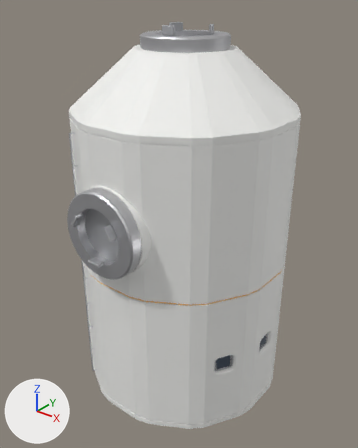
What one commit did to the glTF model models/station/ax_station_12_command.glb.
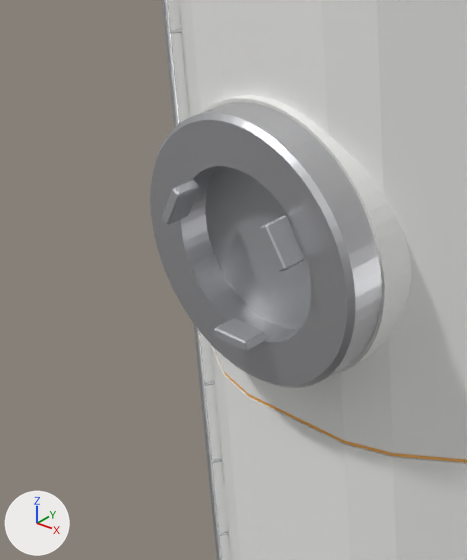
The first picture shows the older version from a 50 mm camera at (5.75, -7.37, 5.07) aimed at (-0.22, 0.1, 0.44). The close-ups show the older and then the newer version on the part from 5% to 47% of the width and 35% to 75% of the height of that picture. Only the edits that show in the close-ups are written down. Every picture has the same lights, and +X, +Y and +Z are marked at lower left. Vertices at exactly the same position are counted once.

Objects in the first close-up: 'handrails', 'hatch_door_4', 'orange_stripes', 'port_2', 'port_2_pedestal', 'port_2_petals', 'pressure_hull'.
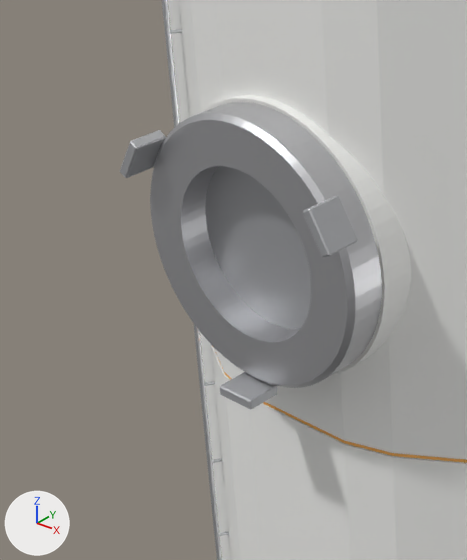
Edits to the bpy script that builds the scene:
```text
Change me_ax_station_12_command_port_2_petals:
    used by ob_port_2_petals; location = (0.0, 0.0, 0.0)
    remove me_ax_station_12_command_port_2_petals.from_pydata(...)  # 72 vertices, 132 faces; spans x -0.485..0.485, y -2.544..-2.39, z 0.708..1.552
    add me_ax_station_12_command_port_2_petals.from_pydata(...)  # 162 vertices, 312 faces; spans x -0.812..0.812, y -2.544..-2.3, z 0.332..1.741
    me_ax_station_12_command_port_2_petals part 1: 24 vertices removed from x 0.311..0.485, y -2.544..-2.39, z 1.308..1.552; 54 vertices added at x 0.633..0.812, y -2.544..-2.3, z 1.495..1.741
    me_ax_station_12_command_port_2_petals part 2: 24 vertices removed from x -0.485..-0.311, y -2.544..-2.39, z 1.308..1.552; 54 vertices added at x -0.812..-0.633, y -2.544..-2.3, z 1.495..1.741
    me_ax_station_12_command_port_2_petals part 3: 24 vertices removed from x -0.128..0.128, y -2.544..-2.39, z 0.708..0.772; 54 vertices added at x -0.128..0.128, y -2.544..-2.3, z 0.332..0.412
```

What differs and where, as boxes (x1, y1, x2, y2) in the close-ups (467 x 560 px):
'port_2_petals', reshaped (66% wider, 63% taller)
    before: (162, 180, 305, 351)
    after: (120, 130, 358, 410)
part 1 of me_ax_station_12_command_port_2_petals, reshaped
    before: (260, 216, 305, 271)
    after: (303, 196, 358, 257)
part 2 of me_ax_station_12_command_port_2_petals, reshaped
    before: (162, 180, 200, 224)
    after: (120, 130, 166, 178)
part 3 of me_ax_station_12_command_port_2_petals, reshaped
    before: (215, 318, 265, 351)
    after: (220, 372, 277, 410)
